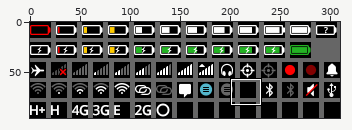
One commit to this sprite sheet: apps/system/style/statusbar/images/icons.png. Above, an overview of the earlier version with the close-up marked.
Close-up. The starting point:
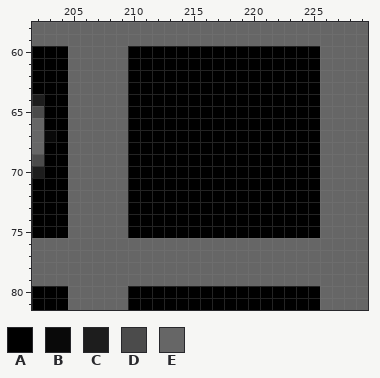
The file is 310x96 pixels. Colours within 5 levels of each other are drawn and written as one. Shown: x 202..229, y 58..81.
Palette (. is transparent): A #000000  B #090909  C #1d1d1d  D #4b4b4b  E #666666
Pixels before, first column x 202:
58 EEEEEEEEEEEEEEEEEEEEEEEEEEEE
59 EEEEEEEEEEEEEEEEEEEEEEEEEEEE
60 AAAEEEEEAAAAAAAAAAAAAAAAEEEE
61 AAAEEEEEAAAAAAAAAAAAAAAAEEEE
62 AAAEEEEEAAAAAAAAAAAAAAAAEEEE
63 AAAEEEEEAAAAAAAAAAAAAAAAEEEE
64 CAAEEEEEAAAAAAAAAAAAAAAAEEEE
65 DAAEEEEEAAAAAAAAAAAAAAAAEEEE
66 EAAEEEEEAAAAAAAAAAAAAAAAEEEE
67 EBAEEEEEAAAAAAAAAAAAAAAAEEEE
68 EAAEEEEEAAAAAAAAAAAAAAAAEEEE
69 DAAEEEEEAAAAAAAAAAAAAAAAEEEE
70 CAAEEEEEAAAAAAAAAAAAAAAAEEEE
71 AAAEEEEEAAAAAAAAAAAAAAAAEEEE
72 AAAEEEEEAAAAAAAAAAAAAAAAEEEE
73 AAAEEEEEAAAAAAAAAAAAAAAAEEEE
74 AAAEEEEEAAAAAAAAAAAAAAAAEEEE
75 AAAEEEEEAAAAAAAAAAAAAAAAEEEE
76 EEEEEEEEEEEEEEEEEEEEEEEEEEEE
77 EEEEEEEEEEEEEEEEEEEEEEEEEEEE
78 EEEEEEEEEEEEEEEEEEEEEEEEEEEE
79 EEEEEEEEEEEEEEEEEEEEEEEEEEEE
80 AAAEEEEEAAAAAAAAAAAAAAAAEEEE
81 AAAEEEEEAAAAAAAAAAAAAAAAEEEE
Once edited:
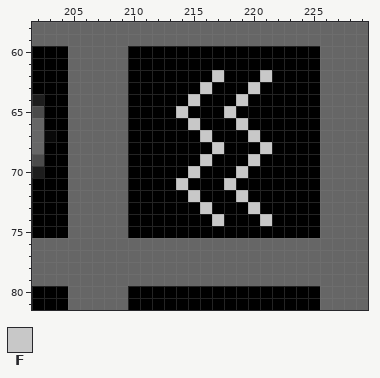
Colours new in this view: F #c8c8c8
The exact change:
Colour A gives way to colour F in row 62 at x 217 and 221; in row 63 at x 216 and 220; in row 64 at x 215 and 219; in row 65 at x 214 and 218; in row 66 at x 215 and 219; in row 67 at x 216 and 220.
Colour A gives way to colour F in row 68 at x 217 and 221; in row 69 at x 216 and 220; in row 70 at x 215 and 219; in row 71 at x 214 and 218; in row 72 at x 215 and 219; in row 73 at x 216 and 220.
Colour A gives way to colour F in row 74 at x 217 and 221.
